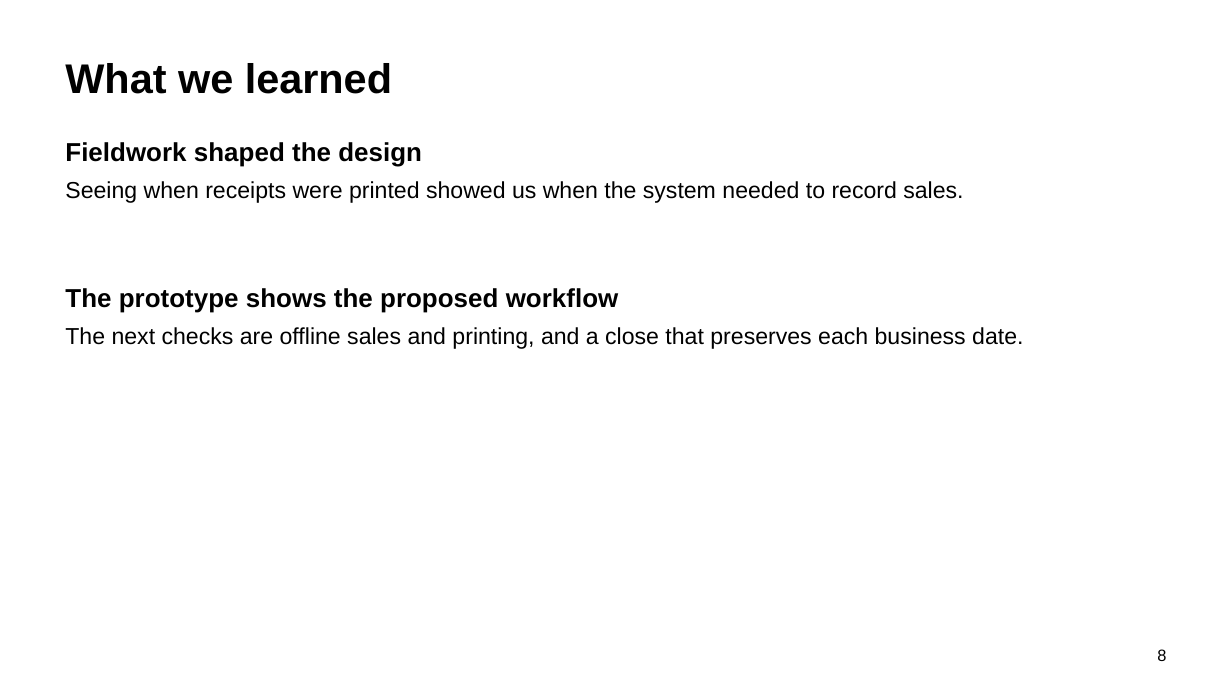
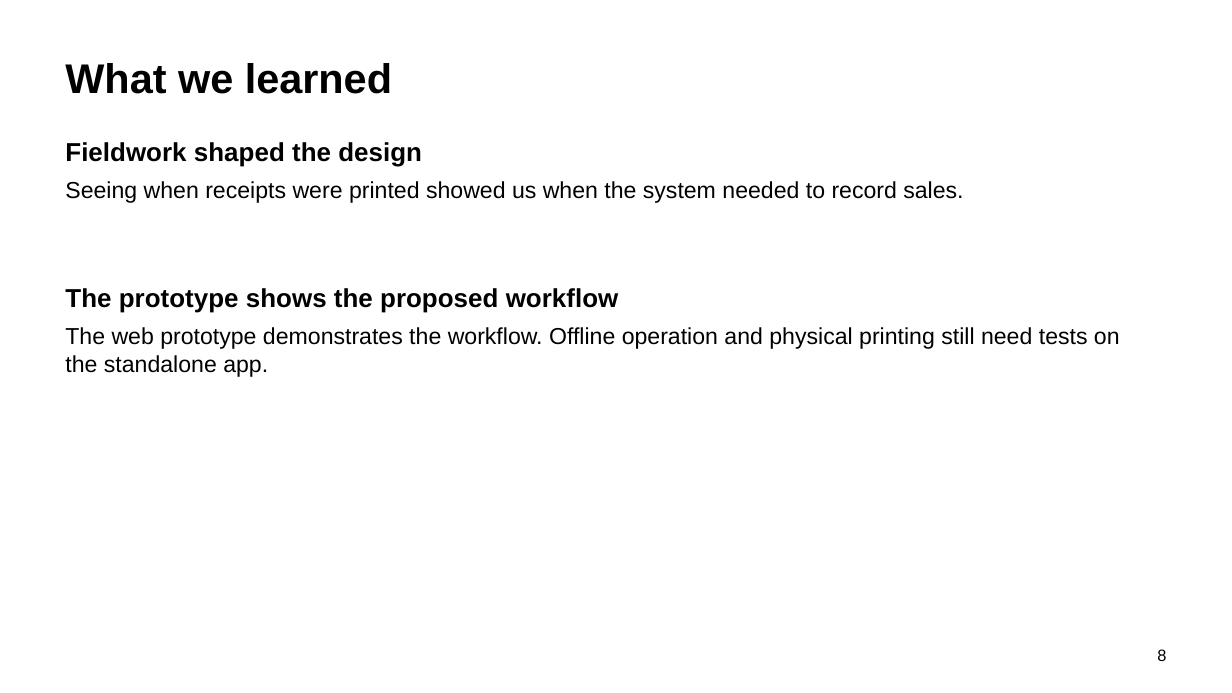
Before and after one commit to mugmarp/requirements-engineering-project-exercise, a slide deck: slide 8 of project_deliverables/PhaseFinal_Grand-Project-Presentation.pptx. Drawn at 1232x693 pixels with LibreOffice and Linux fonts; fonts in the diff are those of the drawing. Boxes give left, top, right and bottom in pixels: in the first picture for what was removed or moved away, otherwise in the second. Text is boxed around its words. In the diff, an @@ line names an element or a change of style, - is before the commit and + after.

Commit message:
feat: build functional DCMS web prototype and presentation demo

```diff
--- a/project_deliverables/PhaseFinal_Grand-Project-Presentation.pptx
+++ b/project_deliverables/PhaseFinal_Grand-Project-Presentation.pptx
@@ text at (65, 327, 1120, 377): text changed @@
-The next checks are offline sales and printing, and a close that preserves each business date.
+The web prototype demonstrates the workflow. Offline operation and physical printing still need tests on the standalone app.
```
Also in this commit, not shown: 2 other slides changed, 24 other files.
